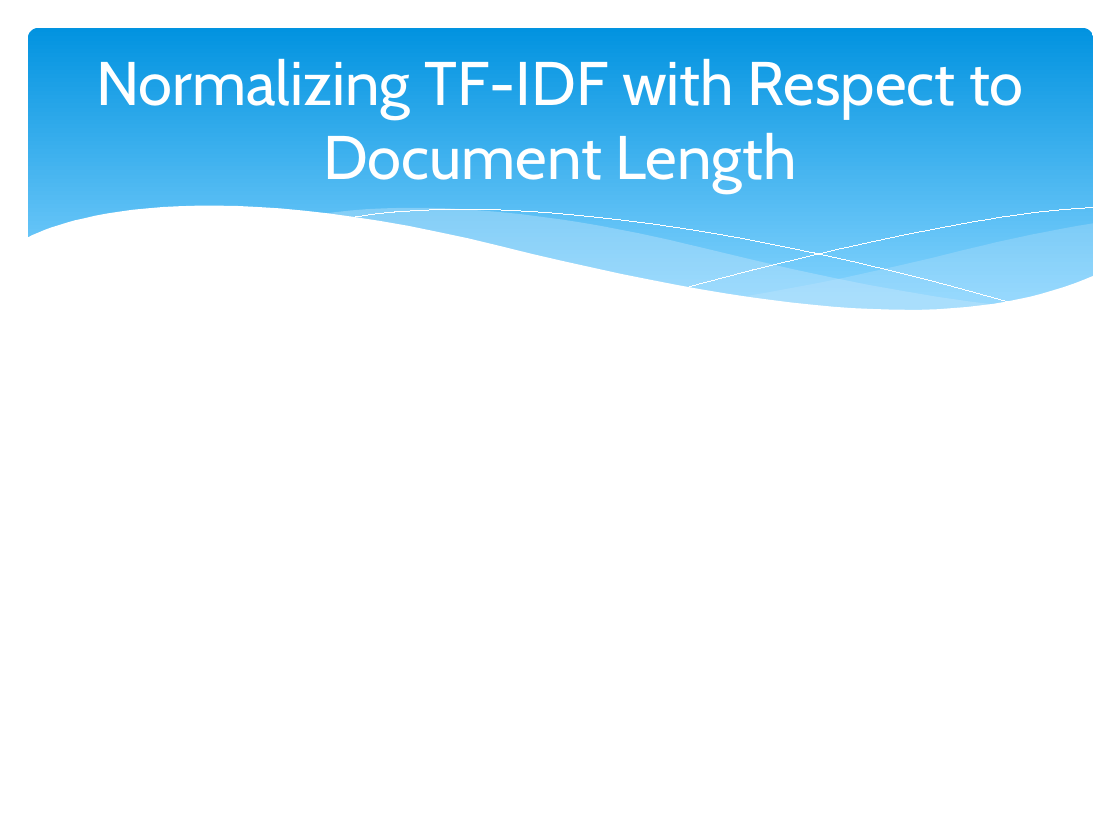
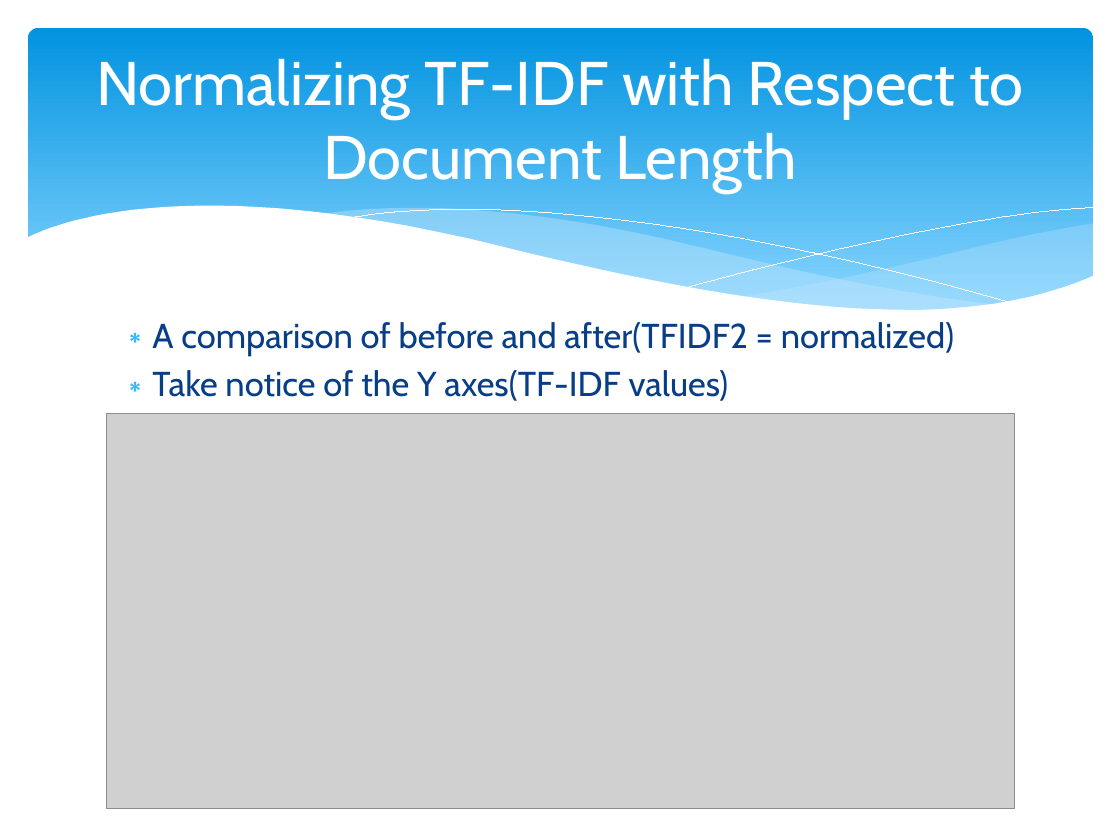
Before and after one commit to Mletter1/Challenge1, a slide deck: slide 9 of Presentation.pptx. Drawn at 1120x840 pixels with LibreOffice and Linux fonts; fonts in the diff are those of the drawing; grey boxes stand for pictures. Boxes give left, top, right and bottom in pixels: in the first picture for what was removed or moved away, otherwise in the second. Text is boxed around its words. In the diff, an @@ line names an element or a change of style, - is before the commit and + after.

Commit message:
update ppt

```diff
--- a/Presentation.pptx
+++ b/Presentation.pptx
@@ text added at [152,322,954,401], 22.2 pt, text #073E87 @@
+∗ A comparison of before and after(TFIDF2 = normalized)
+∗ Take notice of the Y axes(TF-IDF values)
@@ picture added at [106,413,1014,809] @@
```
Also in this commit, not shown: 1 other slide changed, 4 slides added, 1 other file.
